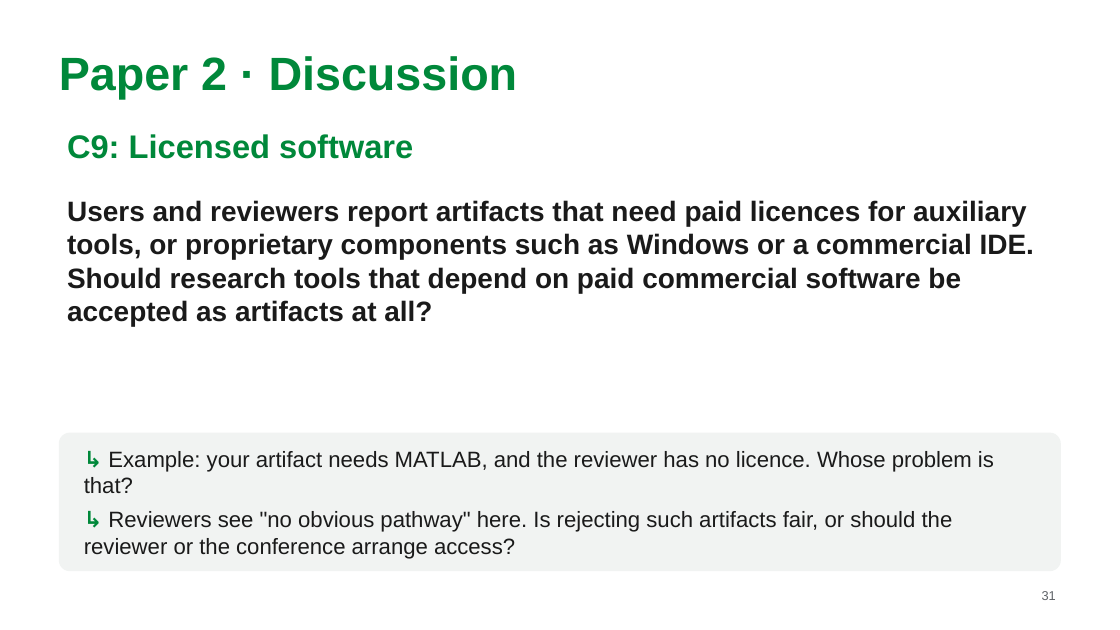
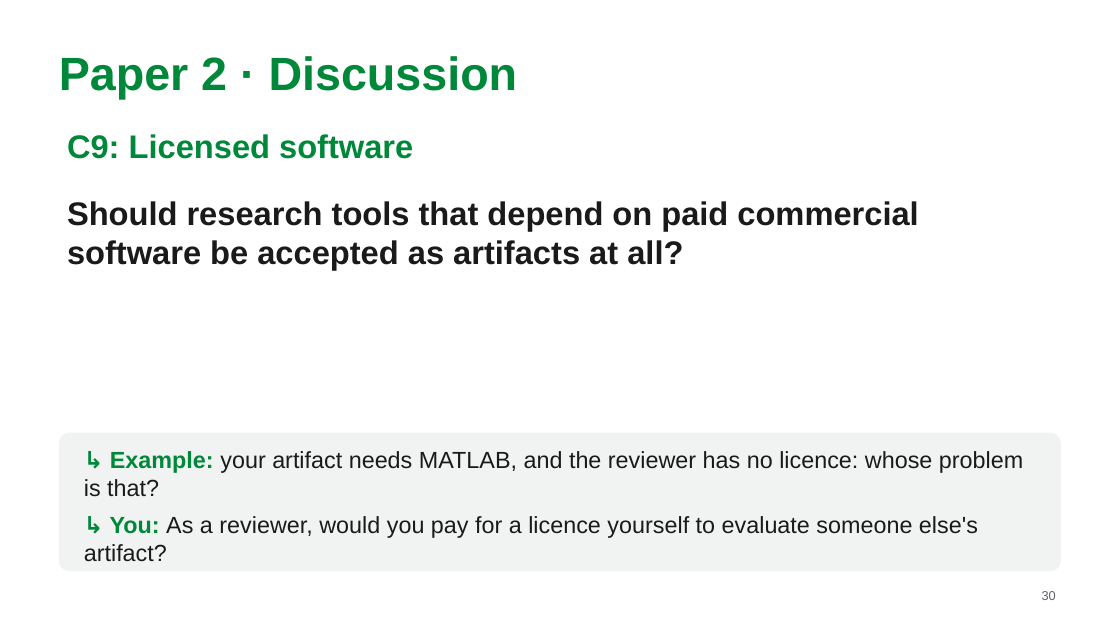
Before and after one commit to MarkAndreDuesing/Reprod_Docs_And_Notes, a slide deck: slide 30 of Vorl_2/slides/lecture2-team-paper2.pptx (slide 31 before the commit). Drawn at 1120x630 pixels with LibreOffice and Linux fonts; fonts in the diff are those of the drawing. Boxes give left, top, right and bottom in pixels: in the first picture for what was removed or moved away, otherwise in the second. Text is boxed around its words. In the diff, an @@ line names an element or a change of style, - is before the commit and + after.

```diff
--- a/Vorl_2/slides/lecture2-team-paper2.pptx
+++ b/Vorl_2/slides/lecture2-team-paper2.pptx
@@ text at (67,201,918,270): text changed; size 24 to 28 pt @@
-Users and reviewers report artifacts that need paid licences for auxiliary tools, or proprietary components such as Windows or a commercial IDE. Should research tools that depend on paid commercial software be accepted as artifacts at all?
+Should research tools that depend on paid commercial software be accepted as artifacts at all?
@@ text at (84,451,1023,562): text changed; size 19 to 20 pt @@
-↳ Example: your artifact needs MATLAB, and the reviewer has no licence. Whose problem is that?
-↳ Reviewers see "no obvious pathway" here. Is rejecting such artifacts fair, or should the reviewer or the conference arrange access?
+↳ Example: your artifact needs MATLAB, and the reviewer has no licence: whose problem is that?
+↳ You: As a reviewer, would you pay for a licence yourself to evaluate someone else's artifact?
@@ page number at (1042,591,1056,600): text changed @@
-31
+30
```
Also in this commit, not shown: 8 other slides changed, 11 slides added, 4 slides removed, 2 other files.
